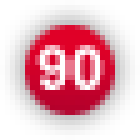
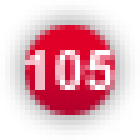
Layer changes from the first 140x140 image to the second:
painted on "• 6" over <box>25,45,115,90</box>
